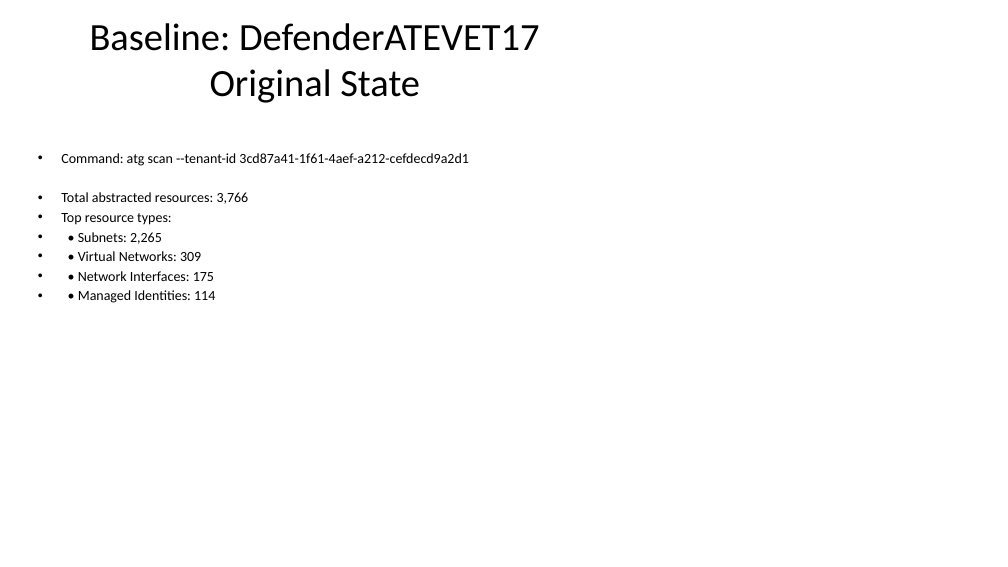
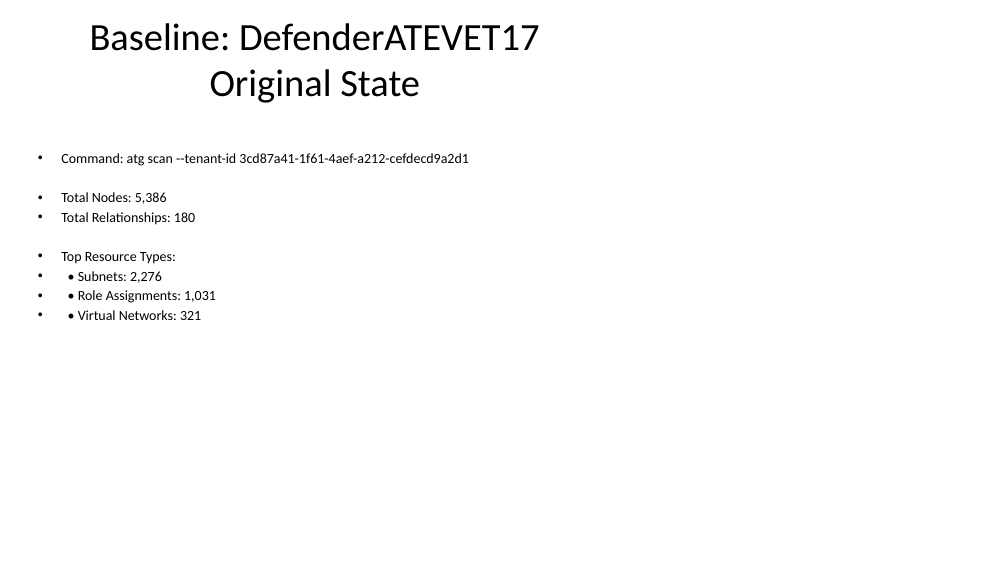
Before and after one commit to rysweet/azure-tenant-grapher, a slide deck: slide 7 of Scale_Operations_Implementation.pptx. Drawn at 1008x567 pixels with LibreOffice and Linux fonts; fonts in the diff are those of the drawing. Boxes give left, top, right and bottom in pixels: in the first picture for what was removed or moved away, otherwise in the second. Text is boxed around its words. In the diff, an @@ line names an element or a change of style, - is before the commit and + after.

```diff
--- a/Scale_Operations_Implementation.pptx
+++ b/Scale_Operations_Implementation.pptx
@@ text at <box>61,192,216,320</box>: text changed @@
-• Total abstracted resources: 3,766
-• Top resource types:
-• • Subnets: 2,265
-• • Virtual Networks: 309
-• • Network Interfaces: 175
-• • Managed Identities: 114
+• Total Nodes: 5,386
+• Total Relationships: 180
+• Top Resource Types:
+• • Subnets: 2,276
+• • Role Assignments: 1,031
+• • Virtual Networks: 321
```
Also in this commit, not shown: 3 other slides changed, 1 other file.
